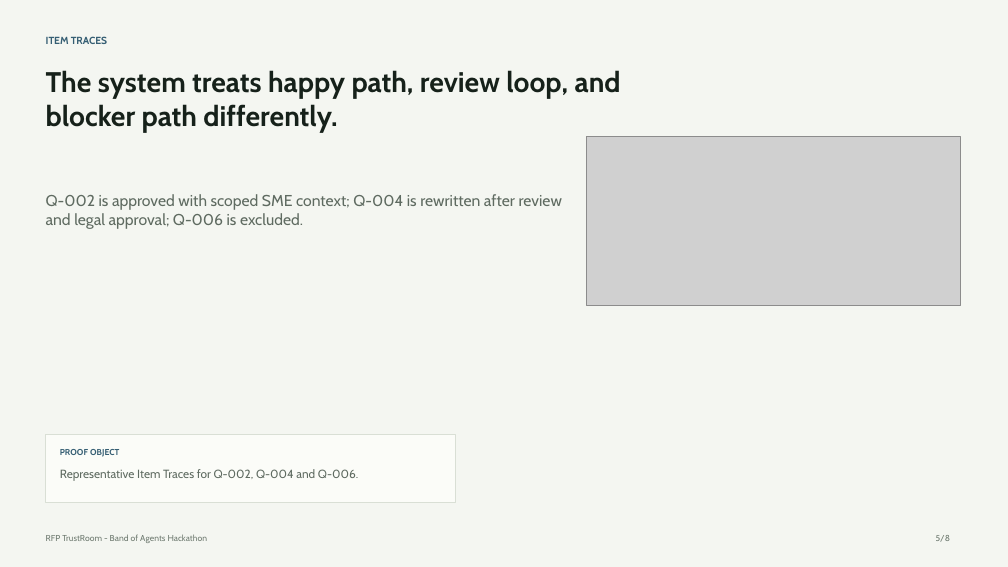
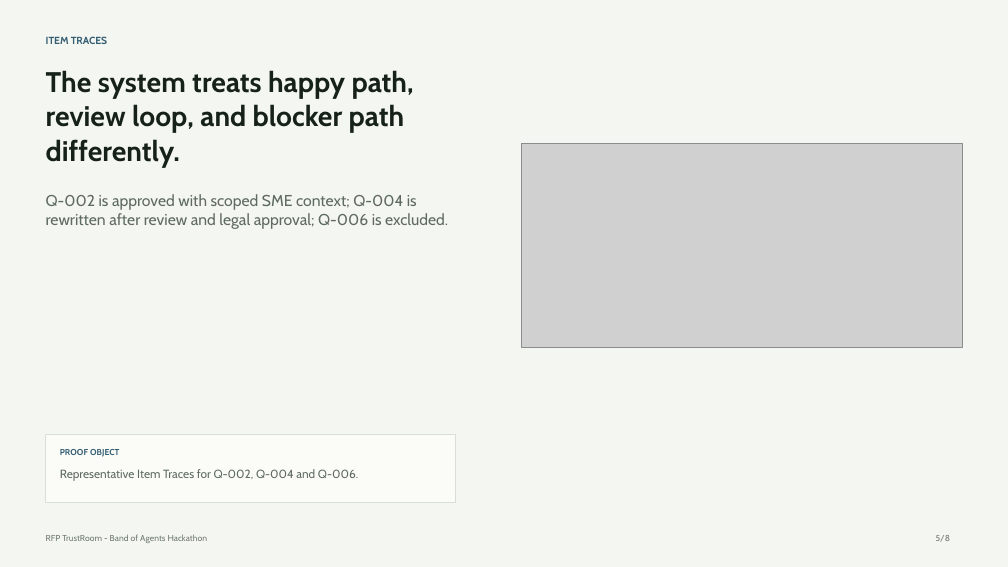
Before and after one commit to adjcjh777/band-of-agents-hackathon, a slide deck: slide 5 of docs/submission-assets/rfp-trustroom-submission-deck.pptx. Drawn at 1008x567 pixels with LibreOffice and Linux fonts; fonts in the diff are those of the drawing; grey boxes stand for pictures. Boxes give left, top, right and bottom in pixels: in the first picture for what was removed or moved away, otherwise in the second. Text is boxed around its words. In the diff, an @@ line names an element or a change of style, - is before the commit and + after.

```diff
--- a/docs/submission-assets/rfp-trustroom-submission-deck.pptx
+++ b/docs/submission-assets/rfp-trustroom-submission-deck.pptx
@@ text "The system treats happy path, ..." rewrapped from [46, 70, 621, 133] to [46, 70, 414, 167] @@
@@ picture: place and size @@
-picture at [587, 137, 961, 306]
+picture at [522, 144, 963, 348]
@@ text "Q-002 is approved with scoped ..." rewrapped from [46, 194, 562, 229] to [46, 194, 448, 229] @@
```
Also in this commit, not shown: 1 other slide changed, 9 other files.
